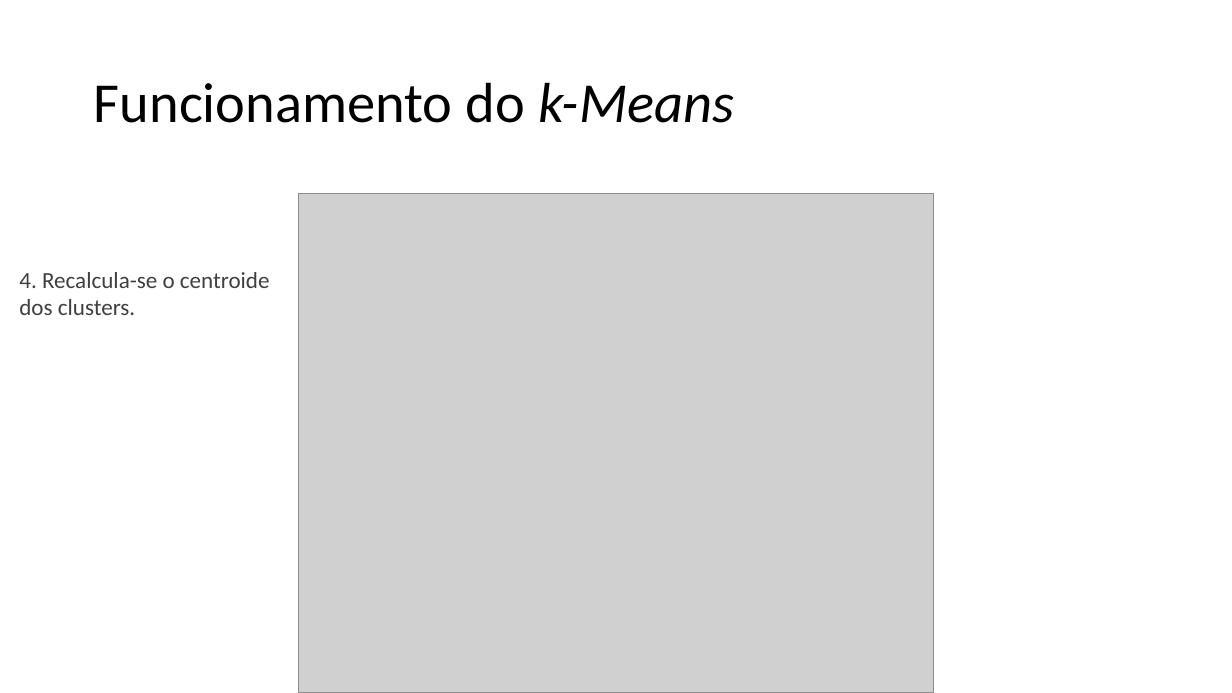
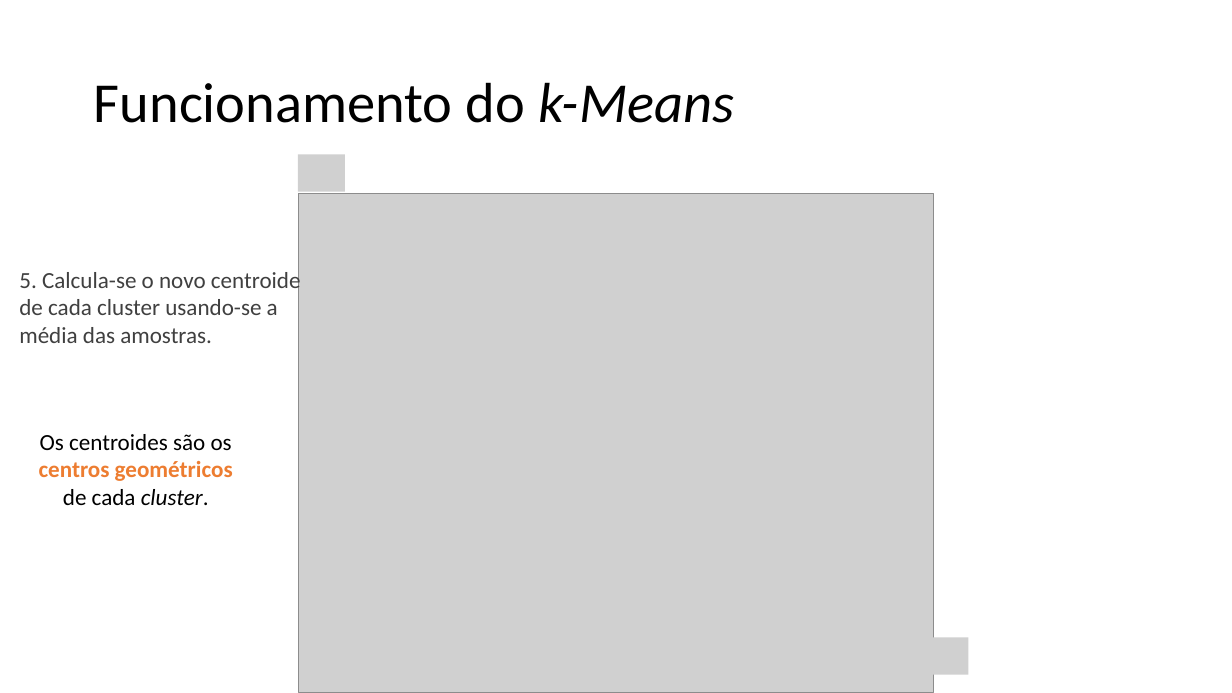
Before and after one commit to zz4fap/c24_inteligencia_artificial, a slide deck: slide 24 of slides/C24_kMeans.pptx (slide 23 before the commit). Drawn at 1232x693 pixels with LibreOffice and Linux fonts; fonts in the diff are those of the drawing; grey boxes stand for pictures. Boxes give left, top, right and bottom in pixels: in the first picture for what was removed or moved away, otherwise in the second. Text is boxed around its words. In the diff, an @@ line names an element or a change of style, - is before the commit and + after.

```diff
--- a/slides/C24_kMeans.pptx
+++ b/slides/C24_kMeans.pptx
@@ picture added at bbox=[298, 154, 345, 191] @@
@@ text at bbox=[19, 268, 301, 343]: text changed @@
-4. Recalcula-se o centroide dos clusters.
+5. Calcula-se o novo centroide de cada cluster usando-se a média das amostras.
@@ text added at bbox=[39, 434, 233, 505], 18 pt, text #000000 @@
+Os centroides são os centros geométricos de cada cluster.
@@ picture added at bbox=[922, 638, 969, 675] @@
```
Also in this commit, not shown: 11 other slides changed, 5 slides added, 3 other files.
